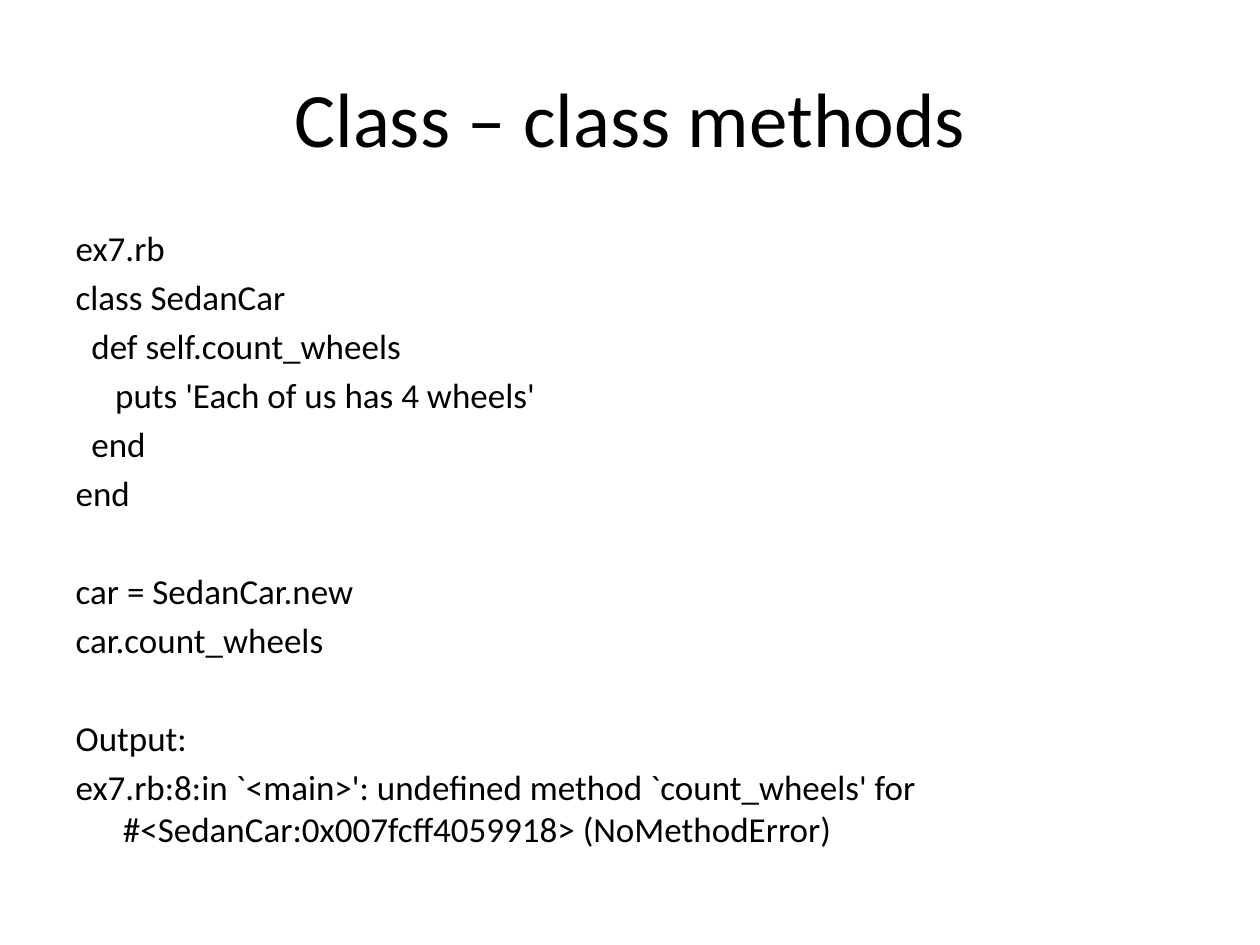
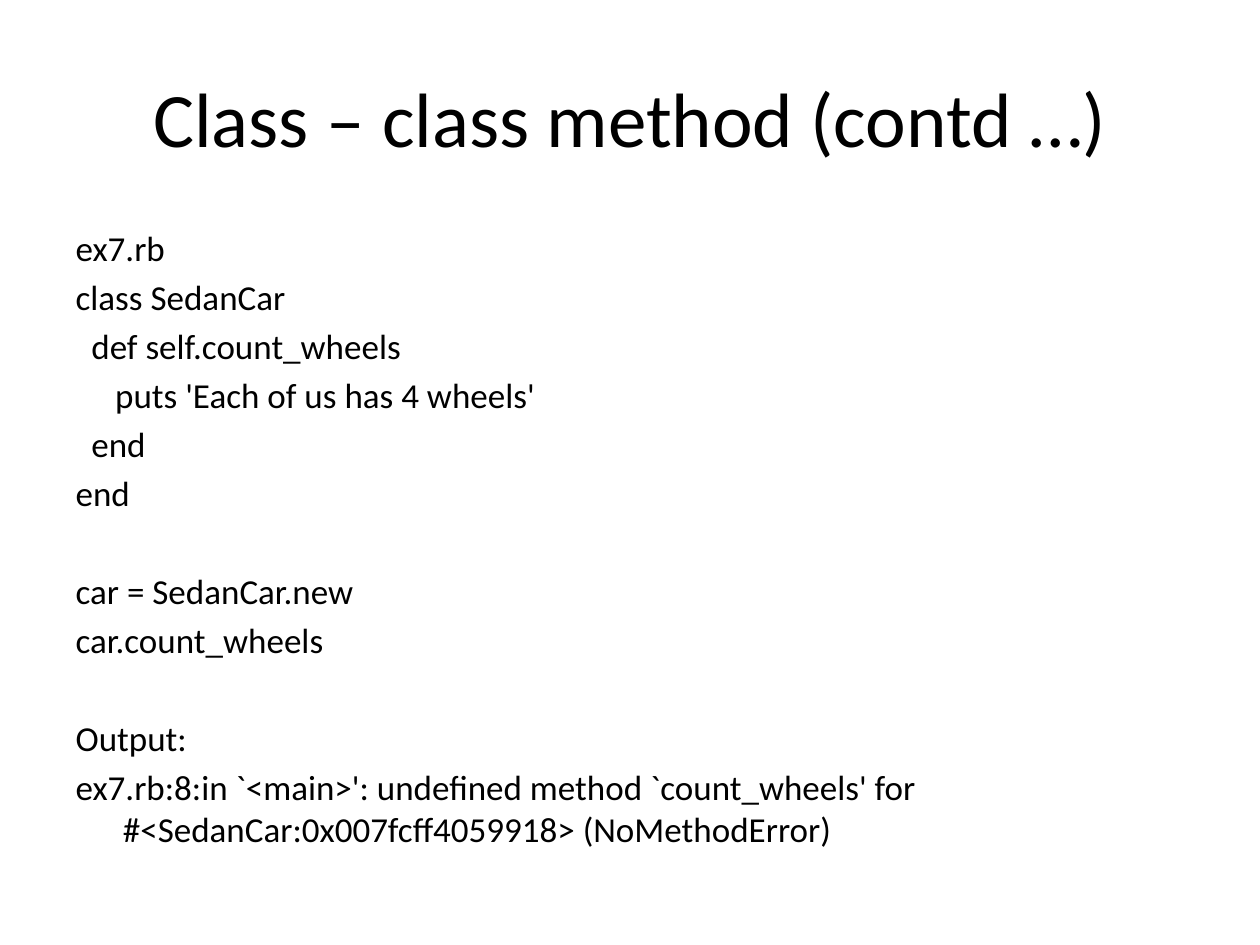
Before and after one commit to EmeraldCityProgrammingGroup/presentations-2014, a slide deck: slide 9 of RubyBasics.pptx. Drawn at 1260x945 pixels with LibreOffice and Linux fonts; fonts in the diff are those of the drawing. Boxes give left, top, right and bottom in pixels: in the first picture for what was removed or moved away, otherwise in the second. Text is boxed around its words. In the diff, an @@ line names an element or a change of style, - is before the commit and + after.

```diff
--- a/RubyBasics.pptx
+++ b/RubyBasics.pptx
@@ title at (153, 91, 1012, 158): text changed @@
-Class – class methods
+Class – class method (contd …)
```
Also in this commit, not shown: 14 other slides changed, 2 slides added.
